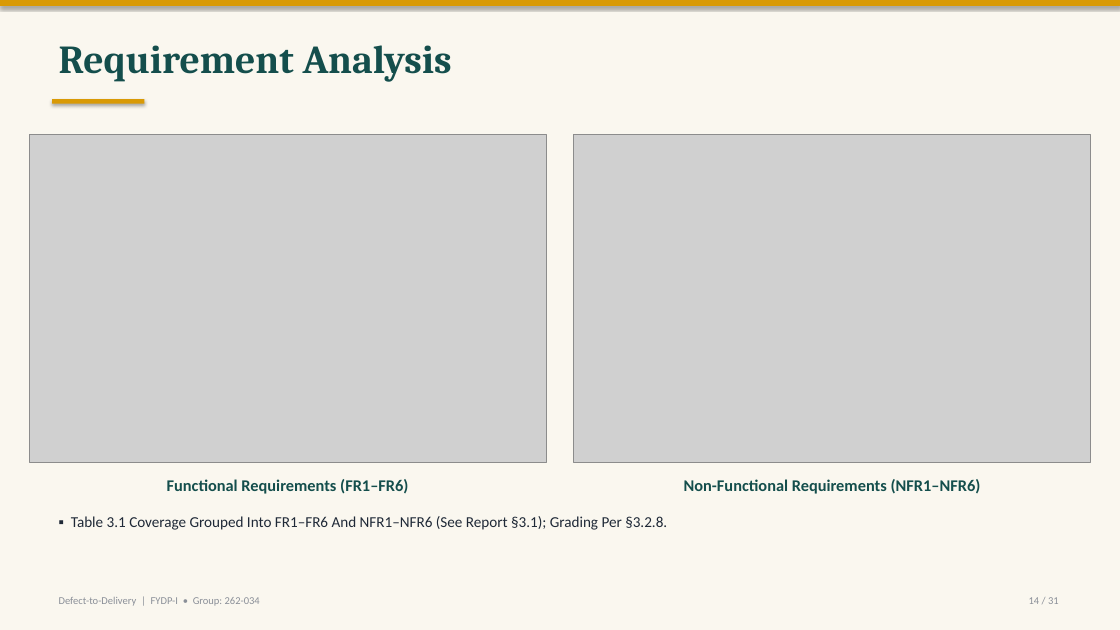
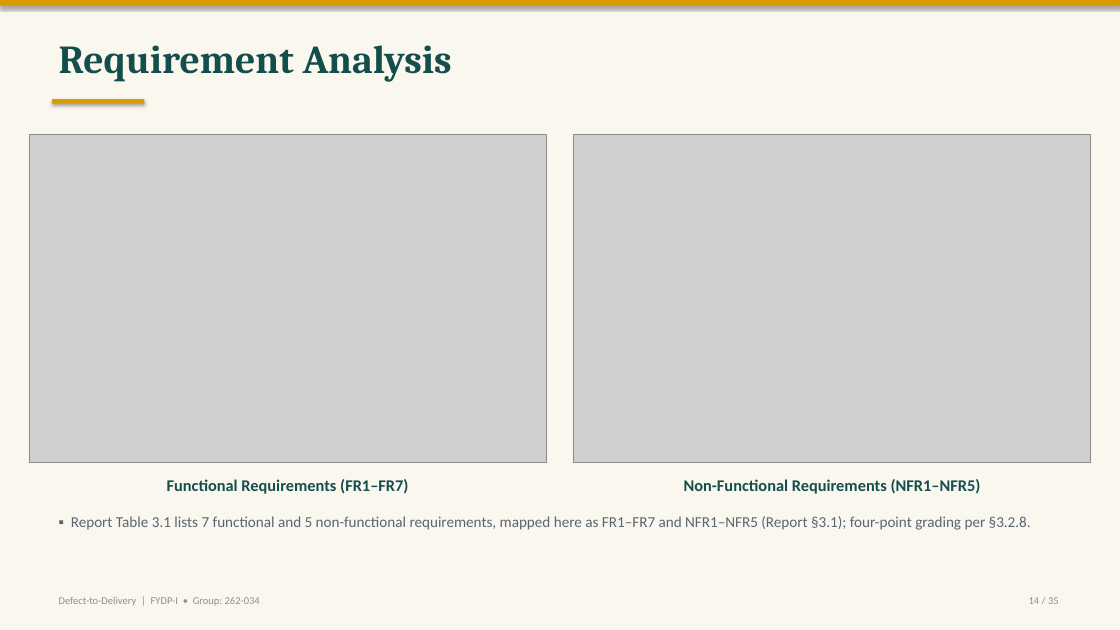
Before and after one commit to labib-ux/FYDP, a slide deck: slide 14 of slides/FYDP-I_Defect-to-Delivery.pptx. Drawn at 1120x630 pixels with LibreOffice and Linux fonts; fonts in the diff are those of the drawing; grey boxes stand for pictures. Boxes give left, top, right and bottom in pixels: in the first picture for what was removed or moved away, otherwise in the second. Text is boxed around its words. In the diff, an @@ line names an element or a change of style, - is before the commit and + after.

```diff
--- a/slides/FYDP-I_Defect-to-Delivery.pptx
+++ b/slides/FYDP-I_Defect-to-Delivery.pptx
@@ text at [167,479,408,494]: text changed @@
-Functional Requirements (FR1–FR6)
+Functional Requirements (FR1–FR7)
@@ text at [684,479,981,494]: text changed @@
-Non-Functional Requirements (NFR1–NFR6)
+Non-Functional Requirements (NFR1–NFR5)
@@ text at [71,516,1031,530]: text changed; text colour #1F2937 to #5B6570 @@
-▪ Table 3.1 Coverage Grouped Into FR1–FR6 And NFR1–NFR6 (See Report §3.1); Grading Per §3.2.8.
+▪ Report Table 3.1 lists 7 functional and 5 non-functional requirements, mapped here as FR1–FR7 and NFR1–NFR5 (Report §3.1); four-point grading per §3.2.8.
```
Also in this commit, not shown: 30 other slides changed, 4 slides added.
